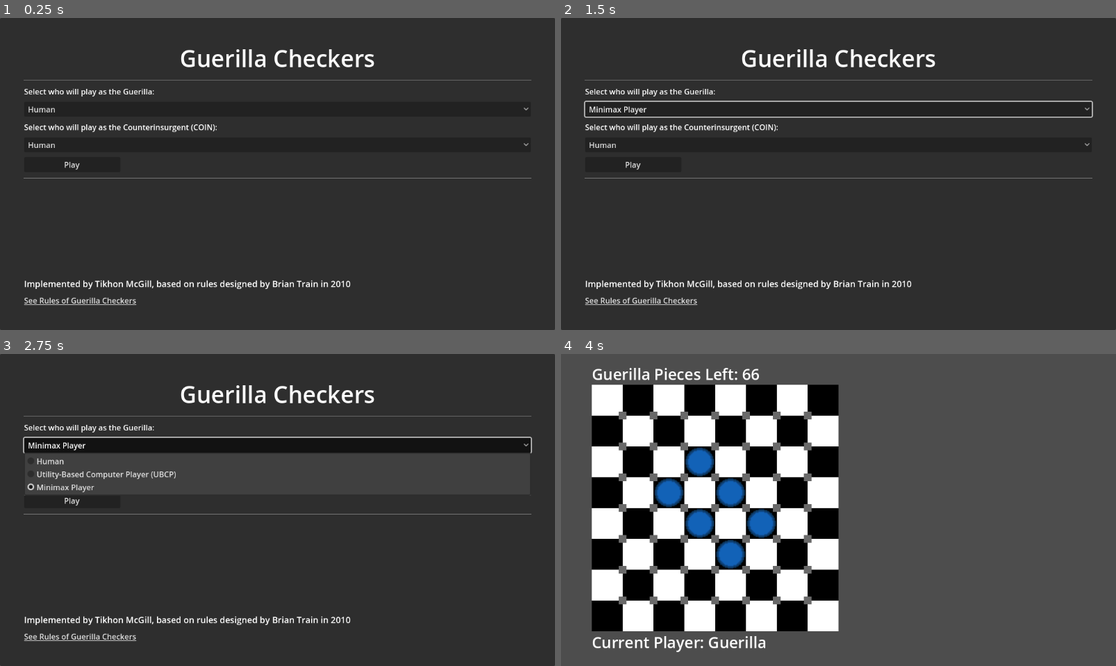
Above: before the commit, frames 1-4 (two rows, left to right).
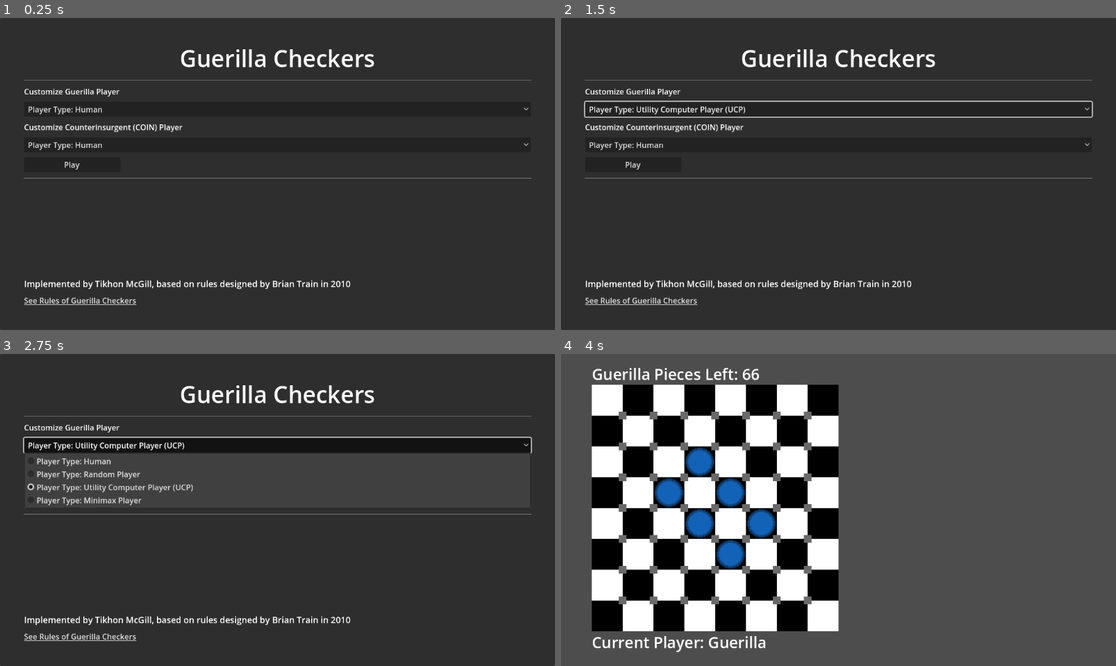
Above: after the commit, the same moments.

Repository: TikhonMcGill/guerilla-checkers
Game: Godot game, scene res://assets/scenes/main_menu/main_menu.tscn
Two runs of this game, one before a commit and one after it. Both use one fixed random seed, a clock stepped at 60 frames per second and the inputs below.
Inputs (mouse positions are in pixels of both pictures, inside the frame that each line leads up to):
- Up to frame 1 (0.25 s): no input
- Up to frame 2 (1.5 s): click "Human" (after the commit: "Player Type: Human") at 0.5 s; click "Human" (after the commit: "Player Type: Human") at 1.25 s
- Up to frame 3 (2.75 s): click "Minimax Player" (after the commit: "Player Type: Utility Computer…") at 2 s
- Up to frame 4 (4 s): click "Play" at 2.75 s; click (633, 500) at 3.5 s, where only the run after the commit has a clickable "Play"

The runs differ from the first frame. In frame 1, 0.9% of the frame differs, in the area x 4-40%, y 22-43%; in frame 2, 1.1%; in frame 3, 2.0%, in the area x 4-35%, y 22-50%; in frame 4, nothing differs.
Error after the commit: Assertion failed: Selected player type not implemented yet (res://assets/scenes/game_scene/game_scene.gd:35)

Commit message:
Implement Setting Player type in Menu

Diff:
--- a/assets/scenes/game_scene/game_scene.gd
+++ b/assets/scenes/game_scene/game_scene.gd
@@ -1,6 +1,9 @@
 extends Node
 
 const MAIN_MENU_PATH := "res://assets/scenes/main_menu/main_menu.tscn"
+
+#Scenes for Different Player Types
+const HUMAN_PLAYER_SCENE := preload("res://assets/scenes/player/human_player/human_player.tscn")
 
 var game_state : GameState
 var game_board : GameBoard
@@ -23,6 +26,25 @@
 	game_state.guerilla_piece_captured.connect(game_board._on_game_state_guerilla_piece_captured)
 	game_state.coin_checker_captured.connect(game_board._on_game_state_coin_checker_captured)
 
+	_create_players(GameManager.guerilla_player_type,GameManager.coin_player_type)
+
+func _create_players(guerilla_type : GameManager.PLAYER_TYPE,coin_type : GameManager.PLAYER_TYPE):
+	var implemented_types = [
+		GameManager.PLAYER_TYPE.HUMAN
+	]
+	assert(guerilla_type in implemented_types,"Selected player type not implemented yet")
+	assert(coin_type in implemented_types,"Selected player type not implemented yet")
+
+	if guerilla_type == GameManager.PLAYER_TYPE.HUMAN:
+		var new_human_guerilla := HUMAN_PLAYER_SCENE.instantiate()
+		add_child(new_human_guerilla)
+		guerilla_player = new_human_guerilla
+
+	if coin_type == GameManager.PLAYER_TYPE.HUMAN:
+		var new_human_coin := HUMAN_PLAYER_SCENE.instantiate()
+		add_child(new_human_coin)
+		coin_player = new_human_coin
+
 func _unhandled_key_input(event):
 	if event.is_action_pressed("escape") == true:
 		quit_confirmation_dialog.popup_centered_ratio()
--- a/assets/scenes/main_menu/main_menu.gd
+++ b/assets/scenes/main_menu/main_menu.gd
@@ -2,5 +2,28 @@
 
 const GAME_SCENE_PATH := "res://assets/scenes/game_scene/game_scene.tscn"
 
+@onready var guerilla_player_select = $PanelContainer/MarginContainer/VBoxContainer/GuerillaPlayerSelect
+@onready var counterinsurgent_player_select = $PanelContainer/MarginContainer/VBoxContainer/CounterinsurgentPlayerSelect
+
 func _on_play_button_pressed():
+	_set_settings()
 	get_tree().change_scene_to_file(GAME_SCENE_PATH)
+
+func _set_settings():
+	if guerilla_player_select.selected == 0:
+		GameManager.guerilla_player_type = GameManager.PLAYER_TYPE.HUMAN
+	elif guerilla_player_select.selected == 1:
+		GameManager.guerilla_player_type = GameManager.PLAYER_TYPE.RANDOM
+	elif guerilla_player_select.selected == 2:
+		GameManager.guerilla_player_type = GameManager.PLAYER_TYPE.UTILITY
+	elif guerilla_player_select.selected == 3:
+		GameManager.guerilla_player_type = GameManager.PLAYER_TYPE.MINMAX
+
+	if counterinsurgent_player_select.selected == 0:
+		GameManager.coin_player_type = GameManager.PLAYER_TYPE.HUMAN
+	elif counterinsurgent_player_select.selected == 1:
+		GameManager.coin_player_type = GameManager.PLAYER_TYPE.RANDOM
+	elif counterinsurgent_player_select.selected == 2:
+		GameManager.coin_player_type = GameManager.PLAYER_TYPE.UTILITY
+	elif counterinsurgent_player_select.selected == 3:
+		GameManager.coin_player_type = GameManager.PLAYER_TYPE.MINMAX
--- a/assets/scenes/main_menu/main_menu.tscn
+++ b/assets/scenes/main_menu/main_menu.tscn
@@ -42,33 +42,37 @@
 
 [node name="GuerillaPlayerLabel" type="Label" parent="PanelContainer/MarginContainer/VBoxContainer"]
 layout_mode = 2
-text = "Select who will play as the Guerilla:"
+text = "Customize Guerilla Player"
 
 [node name="GuerillaPlayerSelect" type="OptionButton" parent="PanelContainer/MarginContainer/VBoxContainer"]
 layout_mode = 2
-item_count = 3
+item_count = 4
 selected = 0
-popup/item_0/text = "Human"
+popup/item_0/text = "Player Type: Human"
 popup/item_0/id = 0
-popup/item_1/text = "Utility-Based Computer Player (UBCP)"
+popup/item_1/text = "Player Type: Random Player"
 popup/item_1/id = 1
-popup/item_2/text = "Minimax Player"
+popup/item_2/text = "Player Type: Utility Computer Player (UCP)"
 popup/item_2/id = 2
+popup/item_3/text = "Player Type: Minimax Player"
+popup/item_3/id = 3
 
 [node name="CounterinsurgentPlayerLabel" type="Label" parent="PanelContainer/MarginContainer/VBoxContainer"]
 layout_mode = 2
-text = "Select who will play as the Counterinsurgent (COIN):"
+text = "Customize Counterinsurgent (COIN) Player"
 
 [node name="CounterinsurgentPlayerSelect" type="OptionButton" parent="PanelContainer/MarginContainer/VBoxContainer"]
 layout_mode = 2
-item_count = 3
+item_count = 4
 selected = 0
-popup/item_0/text = "Human"
+popup/item_0/text = "Player Type: Human"
 popup/item_0/id = 0
-popup/item_1/text = "Utility-Based Computer Player (UBCP)"
+popup/item_1/text = "Player Type: Random Player"
 popup/item_1/id = 1
-popup/item_2/text = "Minimax Player"
+popup/item_2/text = "Player Type: Utility Computer Player (UCP)"
 popup/item_2/id = 2
+popup/item_3/text = "Player Type: Minimax Player"
+popup/item_3/id = 3
 
 [node name="PlayButton" type="Button" parent="PanelContainer/MarginContainer/VBoxContainer"]
 custom_minimum_size = Vector2(200, 0)
Not shown, changed: Plans.txt
